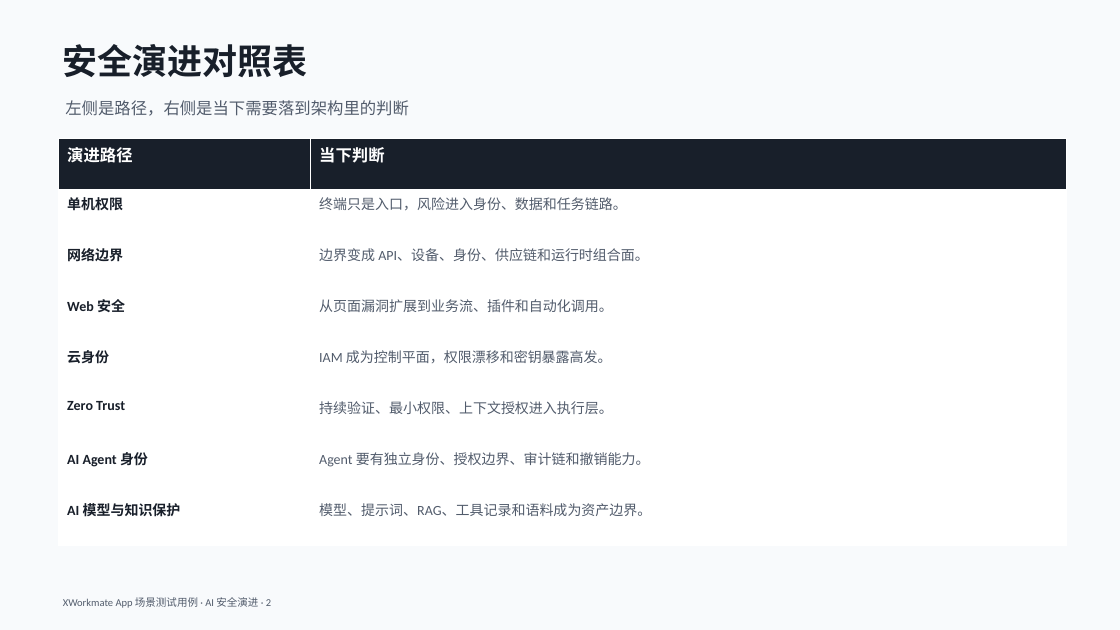
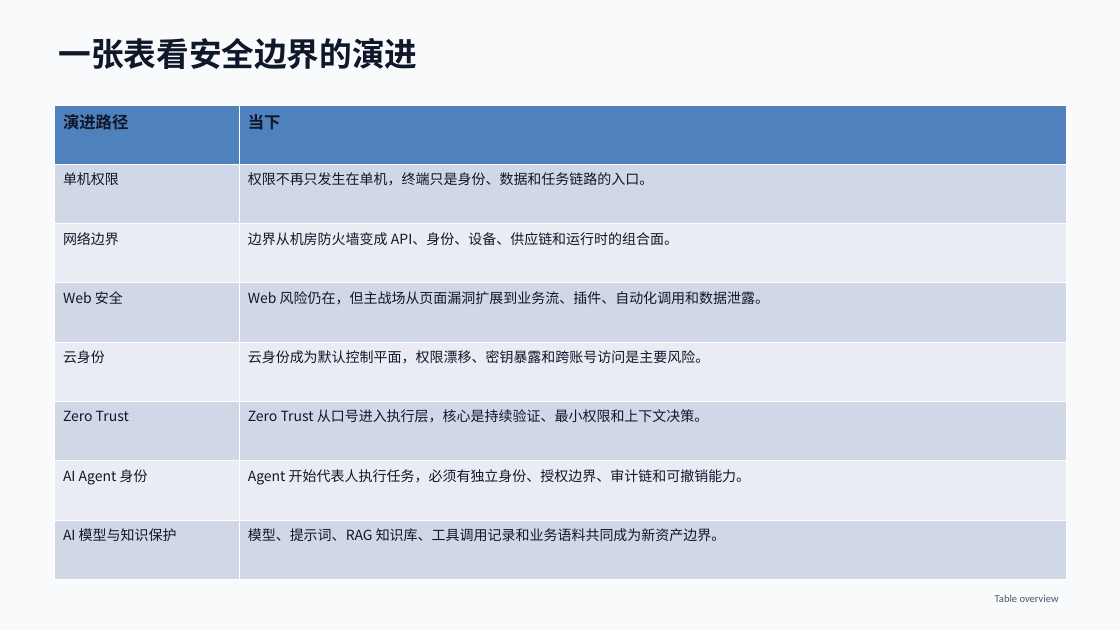
Before and after one commit to ai-workspace-lab/xworkmate-app, a slide deck: slide 2 of docs/cases/ai-security-evolution-content-scenario/ai-security-evolution-scenario.pptx. Drawn at 1120x630 pixels with LibreOffice and Linux fonts; fonts in the diff are those of the drawing. Boxes give left, top, right and bottom in pixels: in the first picture for what was removed or moved away, otherwise in the second. Text is boxed around its words. In the diff, an @@ line names an element or a change of style, - is before the commit and + after.

```diff
--- a/docs/cases/ai-security-evolution-content-scenario/ai-security-evolution-scenario.pptx
+++ b/docs/cases/ai-security-evolution-content-scenario/ai-security-evolution-scenario.pptx
@@ text at box(59, 38, 418, 69): text changed; size 30 to 28 pt; font Calibri to Noto Sans CJK SC; text colour #181F2A to #0F172A @@
-安全演进对照表
+一张表看安全边界的演进
@@ table at box(55, 105, 1067, 580) @@
-row 1, column 2: 当下判断
+row 1, column 2: 当下
-row 2, column 2: 终端只是入口，风险进入身份、数据和任务链路。
+row 2, column 2: 权限不再只发生在单机，终端只是身份、数据和任务链路的入口。
-row 3, column 2: 边界变成 API、设备、身份、供应链和运行时组合面。
+row 3, column 2: 边界从机房防火墙变成 API、身份、设备、供应链和运行时的组合面。
-row 4, column 2: 从页面漏洞扩展到业务流、插件和自动化调用。
+row 4, column 2: Web 风险仍在，但主战场从页面漏洞扩展到业务流、插件、自动化调用和数据泄露。
-row 5, column 2: IAM 成为控制平面，权限漂移和密钥暴露高发。
+row 5, column 2: 云身份成为默认控制平面，权限漂移、密钥暴露和跨账号访问是主要风险。
-row 6, column 2: 持续验证、最小权限、上下文授权进入执行层。
+row 6, column 2: Zero Trust 从口号进入执行层，核心是持续验证、最小权限和上下文决策。
-row 7, column 2: Agent 要有独立身份、授权边界、审计链和撤销能力。
+row 7, column 2: Agent 开始代表人执行任务，必须有独立身份、授权边界、审计链和可撤销能力。
-row 8, column 2: 模型、提示词、RAG、工具记录和语料成为资产边界。
+row 8, column 2: 模型、提示词、RAG 知识库、工具调用记录和业务语料共同成为新资产边界。
@@ fill #181F2A to #4F81BD in row 1 @@
@@ fill #FFFFFF to #D0D8E8 in 8 cells @@
@@ fill #FFFFFF to #E9EDF4 in 6 cells @@
@@ font Calibri to Noto Sans CJK SC in "演进路径", "单机权限", "网络边界", "Web 安全" and 4 more places @@
@@ text colour #FFFFFF to #0F172A in "演进路径" @@
@@ text colour #181F2A to #0F172A, bold off in "单机权限", "网络边界", "Web 安全", "云身份" and 3 more places @@
@@ table: place and size @@
-table at box(59, 139, 1067, 546)
+table at box(55, 105, 1067, 580)
@@ text removed at box(65, 100, 409, 116) @@
-左侧是路径，右侧是当下需要落到架构里的判断
@@ text removed at box(63, 597, 271, 608) @@
-XWorkmate App 场景测试用例 · AI 安全演进 · 2
@@ text added at box(995, 595, 1059, 602), 9 pt, text #475569 @@
+Table overview
```
Also in this commit, not shown: 1 other slide changed, 3 slides added, 4 slides removed, 11 other files.
